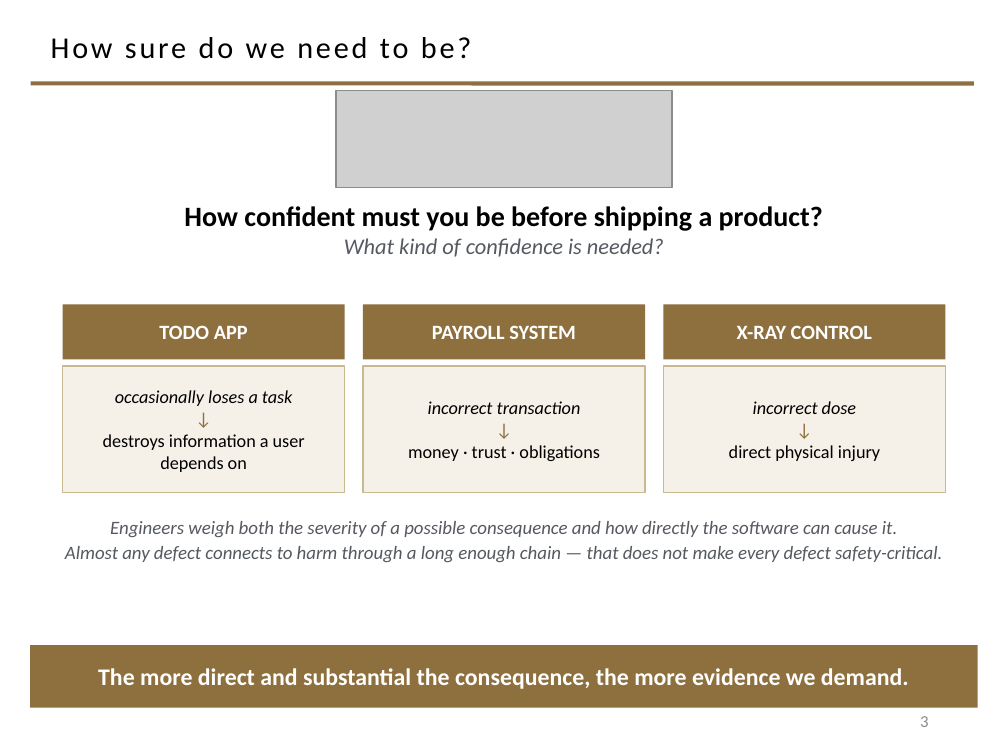
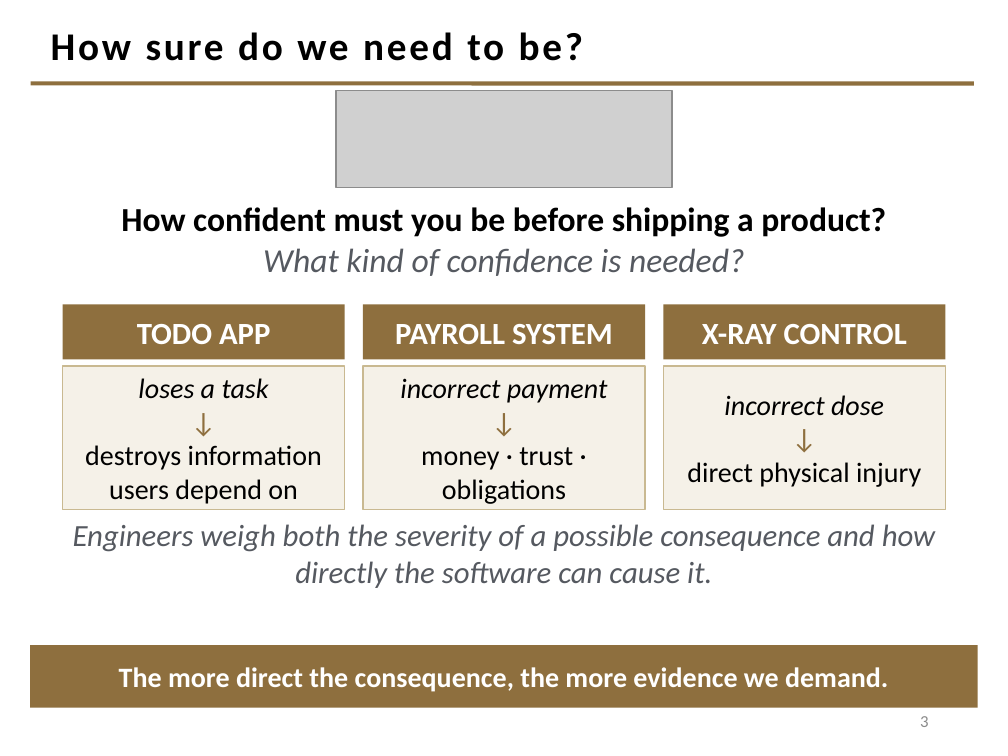
Before and after one commit to davisjam/model-based-agentic-software-engineering, a slide deck: slide 3 of course/lectures/act-1-foundations/08-validation/1-8-Validation.pptx. Drawn at 1008x756 pixels with LibreOffice and Linux fonts; fonts in the diff are those of the drawing; grey boxes stand for pictures; background and template pictures are left out. Boxes give left, top, right and bottom in pixels: in the first picture for what was removed or moved away, otherwise in the second. Text is boxed around its words. In the diff, an @@ line names an element or a change of style, - is before the commit and + after.

```diff
--- a/course/lectures/act-1-foundations/08-validation/1-8-Validation.pptx
+++ b/course/lectures/act-1-foundations/08-validation/1-8-Validation.pptx
@@ title "How sure do we need ..." at (51, 32, 583, 61): size 21.6 to 28 pt, bold on @@
@@ text "How confident must you be ..." at (121, 207, 886, 276): size 20 to 24 pt in "How confident must you be before shipping ..."; size 16 to 24 pt in "What kind of confidence is needed?" @@
@@ size 14.5 to 22 pt in 3 elements at (62, 304, 345, 360), (363, 304, 645, 360), (663, 304, 946, 360) @@
@@ rectangle "loses a task": place and size @@
-rectangle "loses a task" at (62, 366, 345, 493)
+rectangle "loses a task" at (62, 366, 345, 509)
@@ rectangle "loses a task" at (62, 366, 345, 509): size 13 to 20 pt in "↓" @@
@@ text in rectangle at (138, 378, 269, 399): text changed; size 13 to 20 pt @@
-occasionally loses a task
+loses a task
@@ rectangle "incorrect payment": place and size @@
-rectangle "incorrect payment" at (363, 366, 645, 493)
+rectangle "incorrect payment" at (363, 366, 645, 509)
@@ text in rectangle at (400, 378, 607, 403): text changed; size 13 to 20 pt @@
-incorrect transaction
+incorrect payment
@@ rectangle "incorrect dose": place and size @@
-rectangle "incorrect dose" at (663, 366, 946, 493)
+rectangle "incorrect dose" at (663, 366, 946, 509)
@@ rectangle "incorrect dose" at (663, 366, 946, 509): size 13 to 20 pt @@
@@ text in rectangle at (85, 445, 322, 504): text changed; size 13 to 20 pt @@
-destroys information a user depends on
+destroys information users depend on
@@ text in rectangle at (421, 447, 573, 504): size 13 to 20 pt in "↓", "money · trust · obligations" @@
@@ text "Engineers weigh both the severity ..." at (73, 524, 935, 588): size 13.5 to 22 pt @@
@@ text at (65, 546, 942, 562): paragraph removed @@
-Almost any defect connects to harm through a long enough chain — that does not make every defect safety-critical.
@@ text in rectangle at (119, 667, 888, 692): text changed; size 17 to 20 pt @@
-The more direct and substantial the consequence, the more evidence we demand.
+The more direct the consequence, the more evidence we demand.
```
Also in this commit, not shown: 26 other slides changed, 1 slide added, 1 slide removed.
